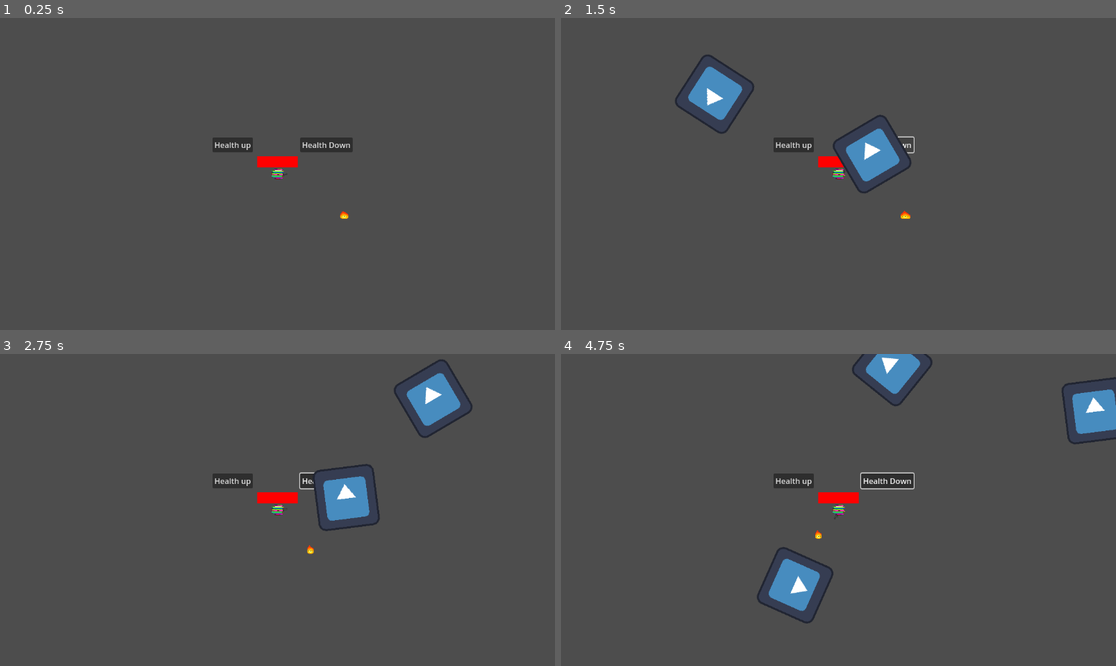
Above: before the commit, frames 1-4 (two rows, left to right).
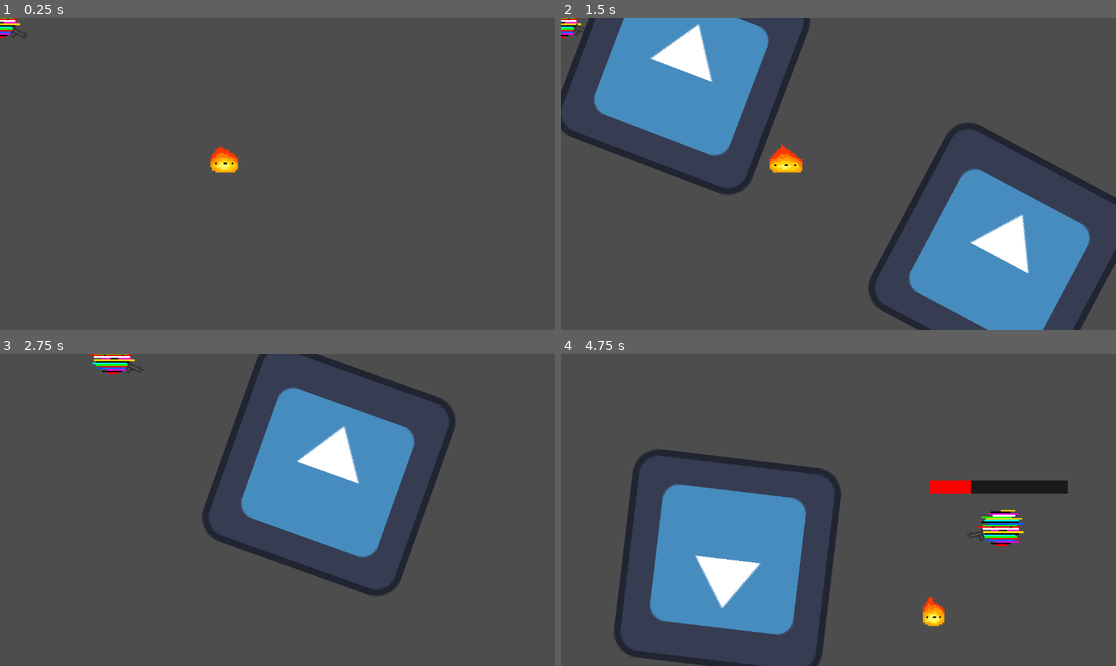
Above: after the commit, the same moments.

Repository: EliasTD/wintertermgamejam2025
Game: Godot game, scene res://Scenes/world.tscn
The game is run twice, just before and just after one commit, with the same random seed, the same clock (stepped at 60 frames per second) and the same inputs. The engine's default icon, where the game draws it, is replaced by a stand-in: a white triangle on a blue panel in a dark square.
Inputs (mouse positions are in pixels of both pictures, inside the frame that each line leads up to):
- Up to frame 1 (0.25 s): no input
- Up to frame 2 (1.5 s): click (794, 145) at 0.5 s, where only the run before the commit has a clickable "Health up"; click (888, 145) at 1.25 s, where only the run before the commit has a clickable "Health Down"
- Up to frame 3 (2.75 s): move the mouse to (399, 494) at 2.02 s; hold Right (ui_right) from 2.03 s (still down); click (399, 494) at 2.1 s
- Up to frame 4 (4.75 s): move the mouse to (727, 525) at 2.77 s; release Right (ui_right) at 2.78 s; hold Down (ui_down) 2.78-3.53 s; click (727, 525) at 2.85 s; move the mouse to (894, 441) at 3.52 s; hold Right (ui_right) 3.53-4.28 s; click (894, 441) at 3.6 s; move the mouse to (810, 572) at 4.27 s; hold Up (ui_up) from 4.28 s (still down); click (810, 572) at 4.35 s

The runs differ from the first frame. In frame 1, 1.6% of the frame differs, in the area x 0-64%, y 0-65%; in frame 2, 27%, in the area x 0-100%, y 0-100%; in frame 3, 15%; in frame 4, 19%.

Commit message:
Health Bar (with enemy collision)
Health Bar now updates when the enemy collides with the player.

Diff:
--- a/Scenes/enemy.tscn
+++ b/Scenes/enemy.tscn
@@ -1,7 +1,10 @@
-[gd_scene load_steps=10 format=3 uid="uid://8n7pusgnqxo7"]
+[gd_scene load_steps=11 format=3 uid="uid://8n7pusgnqxo7"]
 
 [ext_resource type="Script" path="res://Scripts/enemy.gd" id="1_gneul"]
 [ext_resource type="Texture2D" uid="uid://dqlfmd7gtfjfq" path="res://Sprites/Characters/Fire_Sprite.png" id="2_3ecnj"]
+
+[sub_resource type="CircleShape2D" id="CircleShape2D_vs75n"]
+radius = 2.01556
 
 [sub_resource type="AtlasTexture" id="AtlasTexture_4giep"]
 atlas = ExtResource("2_3ecnj")
@@ -48,12 +51,17 @@
 [sub_resource type="CircleShape2D" id="CircleShape2D_v0r60"]
 radius = 3.36127
 
-[sub_resource type="CircleShape2D" id="CircleShape2D_vs75n"]
-radius = 2.76134
+[sub_resource type="CircleShape2D" id="CircleShape2D_usgd4"]
+radius = 9.84886
 
 [node name="enemy" type="CharacterBody2D"]
 position = Vector2(1, -47)
 script = ExtResource("1_gneul")
+
+[node name="CollisionShape2D" type="CollisionShape2D" parent="."]
+position = Vector2(0, 36)
+scale = Vector2(4, 4)
+shape = SubResource("CircleShape2D_vs75n")
 
 [node name="AnimatedSprite2D" type="AnimatedSprite2D" parent="."]
 position = Vector2(1, 35)
@@ -69,10 +77,13 @@
 scale = Vector2(18.455, 18.455)
 shape = SubResource("CircleShape2D_v0r60")
 
-[node name="CollisionShape2D" type="CollisionShape2D" parent="."]
+[node name="Hitbox" type="Area2D" parent="."]
 position = Vector2(0, 36)
-scale = Vector2(4, 4)
-shape = SubResource("CircleShape2D_vs75n")
+
+[node name="CollisionShape2D" type="CollisionShape2D" parent="Hitbox"]
+shape = SubResource("CircleShape2D_usgd4")
+debug_color = Color(0.976471, 0, 0, 0.419608)
 
 [connection signal="body_entered" from="detection_area" to="." method="_on_detection_area_body_entered"]
 [connection signal="body_exited" from="detection_area" to="." method="_on_detection_area_body_exited"]
+[connection signal="body_entered" from="Hitbox" to="." method="_on_hitbox_body_entered"]
--- a/Scenes/player.tscn
+++ b/Scenes/player.tscn
@@ -77,10 +77,10 @@
 script = ExtResource("1_3qig5")
 
 [node name="HealthBar" type="ProgressBar" parent="."]
-offset_left = -42.0
-offset_top = -37.0
-offset_right = 42.0
-offset_bottom = -14.0
+offset_left = -43.0
+offset_top = -29.0
+offset_right = 41.0
+offset_bottom = -21.0
 theme_override_styles/background = SubResource("StyleBoxFlat_mfl1h")
 theme_override_styles/fill = SubResource("StyleBoxFlat_xum7p")
 max_value = 10.0
@@ -97,6 +97,7 @@
 [node name="gun" parent="." instance=ExtResource("3_qjl4f")]
 
 [node name="Player Health Up" type="Button" parent="."]
+visible = false
 offset_left = -135.0
 offset_top = -76.0
 offset_right = -51.0
@@ -104,13 +105,12 @@
 text = "Health up"
 
 [node name="Player Health Down" type="Button" parent="."]
+visible = false
 offset_left = 47.0
 offset_top = -76.0
 offset_right = 131.0
 offset_bottom = -45.0
 text = "Health Down"
 
-[node name="Camera2D" type="Camera2D" parent="."]
-
 [connection signal="pressed" from="Player Health Up" to="." method="_on_player_health_up_pressed"]
 [connection signal="pressed" from="Player Health Down" to="." method="_on_player_health_down_pressed"]
--- /dev/null
+++ b/Scripts/Global.gd
@@ -0,0 +1,3 @@
+extends Node
+
+var player_health = 10
--- a/Scripts/enemy.gd
+++ b/Scripts/enemy.gd
@@ -6,6 +6,7 @@
 
 func _ready():
 	$AnimatedSprite2D.play("default")
+
 func _physics_process(delta):
 	if player_chase:
 		position += (player.position - position)/speed
@@ -16,9 +17,12 @@
 	player = body
 	player_chase  = true
 
-
-
 func _on_detection_area_body_exited(body):
 	print("player exited")
 	player = null
 	player_chase = false
+
+
+func _on_hitbox_body_entered(body: Node2D) -> void:
+	Global.player_health -= 1
+	print("player took damage")
--- a/Scripts/player.gd
+++ b/Scripts/player.gd
@@ -5,23 +5,11 @@
 
 const speed = 100
 
-var player_health = 10
+func _ready() -> void:
+	Global.player_health = health_bar.value
 
-#Sets healthbar to max health at the start of the game
-func _ready() -> void:
-	health_bar.value = player_health
-
-#Constantly updates the healthbar
 func _process(delta: float) -> void:
-	health_bar.value = player_health
-
-#Debug tools to manually change the healthbar
-func _on_player_health_up_pressed() -> void:
-	player_health += 1
-
-func _on_player_health_down_pressed() -> void:
-	player_health -= 1
-
+	health_bar.value = Global.player_health
 
 #Handles Movement
 func _physics_process(delta):
--- a/project.godot
+++ b/project.godot
@@ -15,6 +15,10 @@
 config/features=PackedStringArray("4.3", "Mobile")
 config/icon="res://icon.svg"
 
+[autoload]
+
+Global="*res://Scripts/Global.gd"
+
 [dotnet]
 
 project/assembly_name="Anti Anti Virus"
